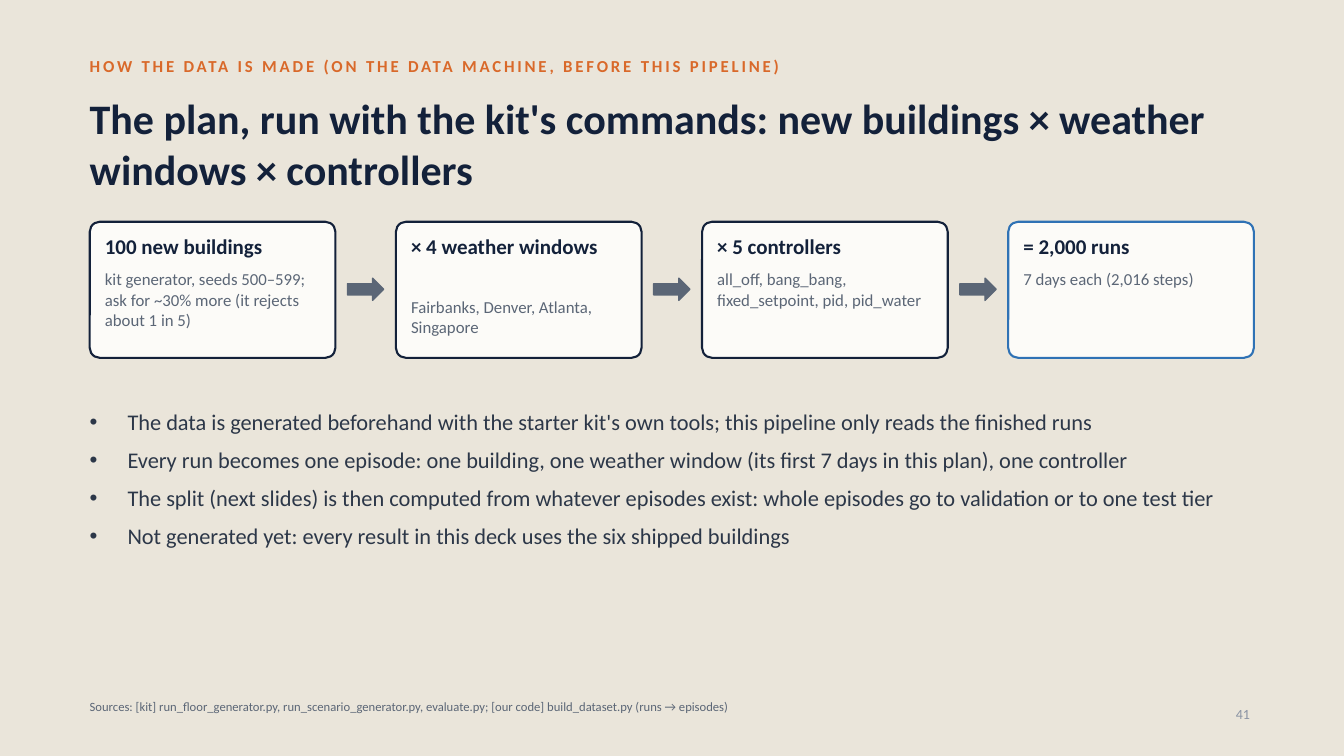
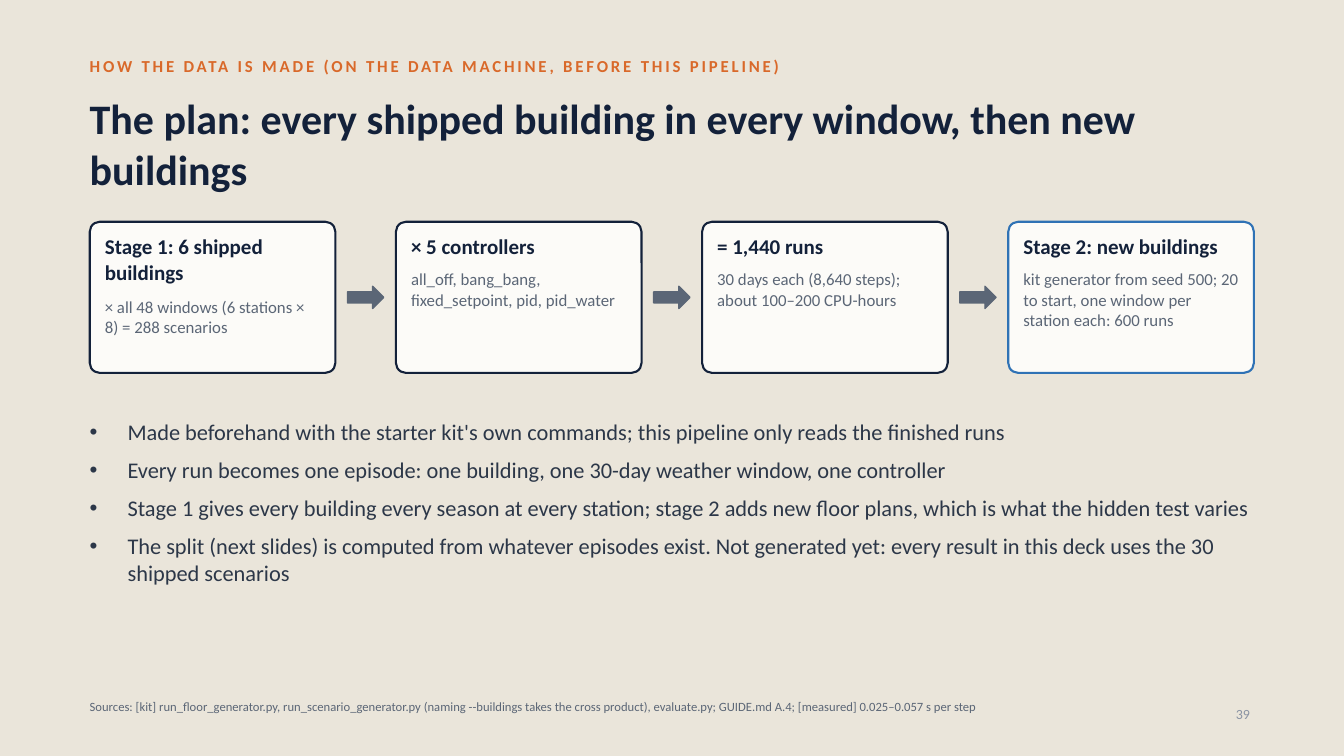
Before and after one commit to srivathsanb14/working-code, a slide deck: slide 39 of docs/One_Controller_for_Every_Building_meeting.pptx (slide 41 before the commit). Drawn at 1344x756 pixels with LibreOffice and Linux fonts; fonts in the diff are those of the drawing. Boxes give left, top, right and bottom in pixels: in the first picture for what was removed or moved away, otherwise in the second. Text is boxed around its words. In the diff, an @@ line names an element or a change of style, - is before the commit and + after.

```diff
--- a/docs/One_Controller_for_Every_Building_meeting.pptx
+++ b/docs/One_Controller_for_Every_Building_meeting.pptx
@@ title at [90, 104, 1135, 192]: text changed @@
-The plan, run with the kit's commands: new buildings × weather windows × controllers
+The plan: every shipped building in every window, then new buildings
@@ rounded rectangle: place and size @@
-rounded rectangle at [90, 222, 336, 358]
+rounded rectangle at [90, 222, 336, 373]
@@ text at [105, 239, 263, 284]: text changed @@
-100 new buildings
+Stage 1: 6 shipped buildings
@@ rounded rectangle: place and size @@
-rounded rectangle at [396, 222, 642, 358]
+rounded rectangle at [396, 222, 642, 373]
@@ text at [426, 239, 535, 254]: text changed @@
-× 4 weather windows
+× 5 controllers
@@ rounded rectangle: place and size @@
-rounded rectangle at [702, 222, 948, 358]
+rounded rectangle at [702, 222, 948, 373]
@@ proportions changed in 4 elements at [90, 222, 336, 373], [396, 222, 642, 373], [702, 222, 948, 373], [1008, 222, 1254, 373] @@
@@ rounded rectangle: place and size @@
-rounded rectangle at [1008, 222, 1254, 358]
+rounded rectangle at [1008, 222, 1254, 373]
@@ text at [1023, 239, 1218, 258]: text changed @@
-= 2,000 runs
+Stage 2: new buildings
@@ text "all_off, bang_bang, fixed_setpoint, pid, pid_water": place and size @@
-text "all_off, bang_bang, fixed_setpoint, pid, pid_water" at [717, 273, 921, 309]
+text "all_off, bang_bang, fixed_setpoint, pid, pid_water" at [411, 273, 615, 309]
@@ text at [732, 240, 823, 257]: text changed @@
-× 5 controllers
+= 1,440 runs
@@ 3 right arrows: place and size @@
-3 right arrows at [348, 278, 996, 300]
+3 right arrows at [348, 286, 996, 309]
@@ text added at [717, 273, 900, 306], 12 pt, text #5B6676 @@
+30 days each (8,640 steps); about 100–200 CPU-hours
@@ text at [1023, 273, 1238, 326]: text changed @@
-7 days each (2,016 steps)
+kit generator from seed 500; 20 to start, one window per station each: 600 runs
@@ text at [105, 301, 292, 335]: text changed @@
-kit generator, seeds 500–599; ask for ~30% more (it rejects about 1 in 5)
+× all 48 windows (6 stations × 8) = 288 scenarios
@@ text removed at [411, 301, 592, 336] @@
-Fairbanks, Denver, Atlanta, Singapore
@@ text at [128, 424, 1248, 585]: text changed @@
-• The data is generated beforehand with the starter kit's own tools; this pipeline only reads the finished runs
-• Every run becomes one episode: one building, one weather window (its first 7 days in this plan), one controller
-• The split (next slides) is then computed from whatever episodes exist: whole episodes go to validation or to one test tier
-• Not generated yet: every result in this deck uses the six shipped buildings
+• Made beforehand with the starter kit's own commands; this pipeline only reads the finished runs
+• Every run becomes one episode: one building, one 30-day weather window, one controller
+• Stage 1 gives every building every season at every station; stage 2 adds new floor plans, which is what the hidden test varies
+• The split (next slides) is computed from whatever episodes exist. Not generated yet: every result in this deck uses the 30 shipped scenarios
@@ text at [90, 702, 976, 713]: text changed @@
-Sources: [kit] run_floor_generator.py, run_scenario_generator.py, evaluate.py; [our code] build_dataset.py (runs → episodes)
+Sources: [kit] run_floor_generator.py, run_scenario_generator.py (naming --buildings takes the cross product), evaluate.py; GUIDE.md A.4; [measured] 0.025–0.057 s per step
@@ page number at [1236, 710, 1250, 719]: text changed @@
-41
+39
```
Also in this commit, not shown: 25 other slides changed, 1 slide added, 3 slides removed, 50 other files.
